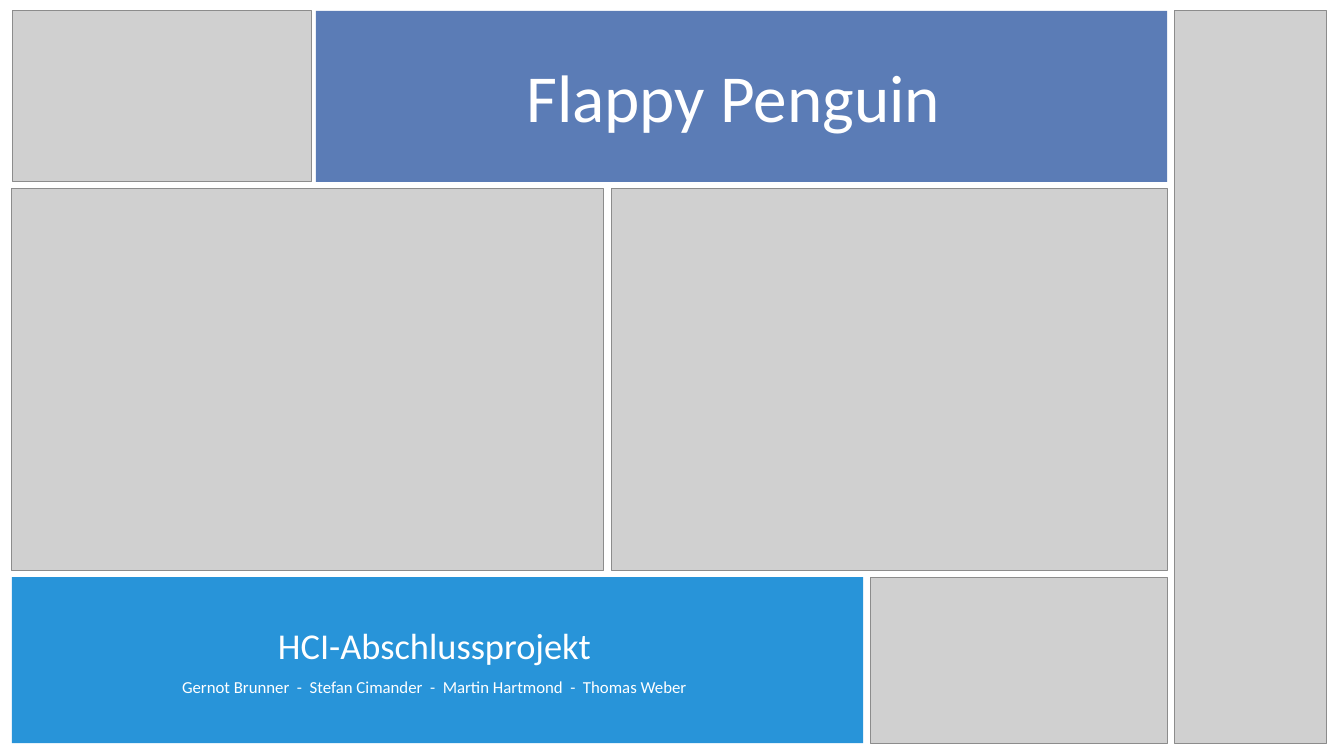
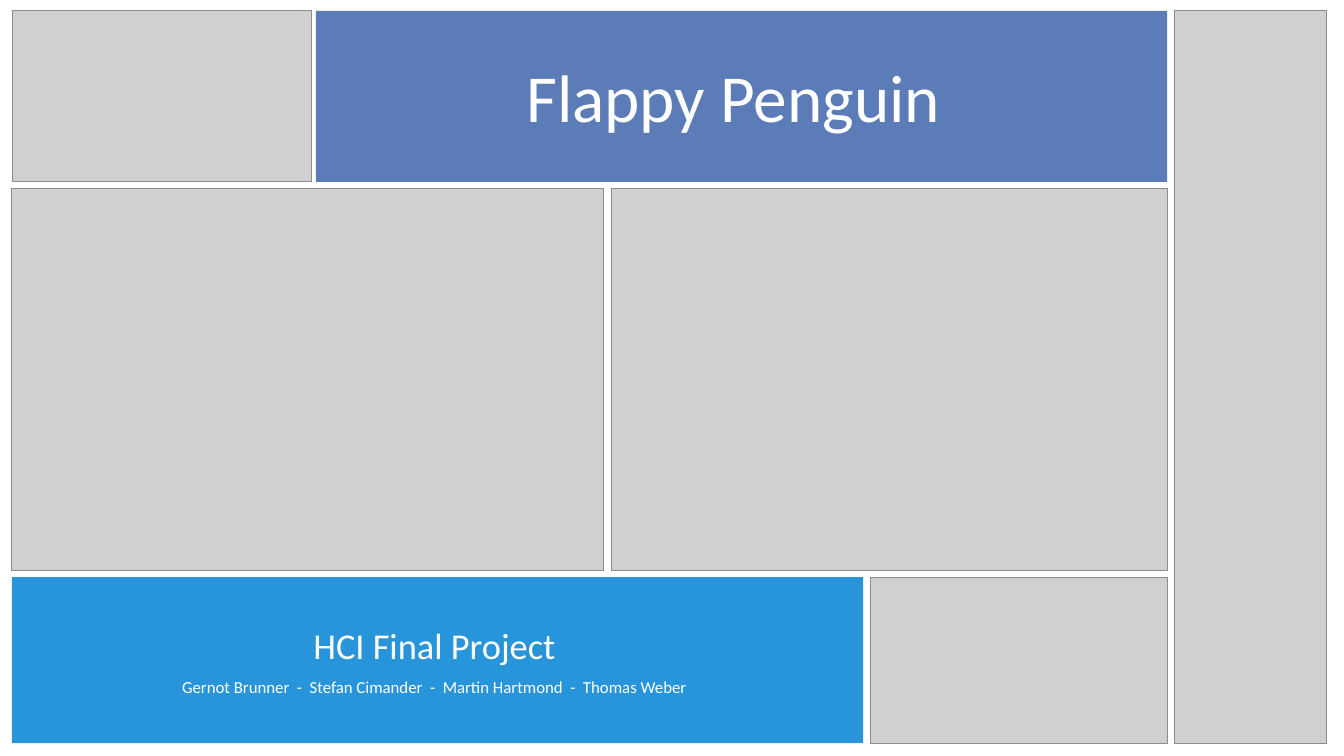
Before and after one commit to StefanCimander/Flappy-Penguin, a slide deck: slide 1 of presentation/Abschlusspräsentation.pptx. Drawn at 1344x756 pixels with LibreOffice and Linux fonts; fonts in the diff are those of the drawing; grey boxes stand for pictures. Boxes give left, top, right and bottom in pixels: in the first picture for what was removed or moved away, otherwise in the second. Text is boxed around its words. In the diff, an @@ line names an element or a change of style, - is before the commit and + after.

Commit message:
Some more presentation slides

```diff
--- a/presentation/Abschlusspräsentation.pptx
+++ b/presentation/Abschlusspräsentation.pptx
@@ text at (313, 633, 555, 666): text changed @@
-HCI-Abschlussprojekt
+HCI Final Project
```
Also in this commit, not shown: 4 slides added, 2 slides removed, 1 other file.
